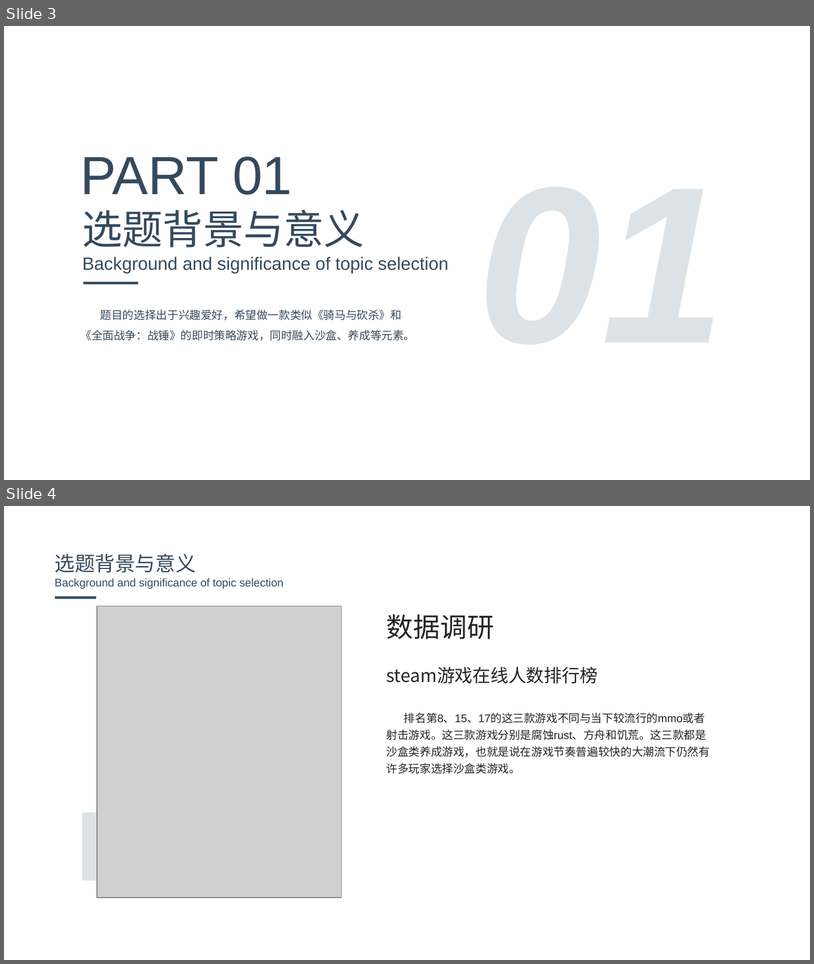
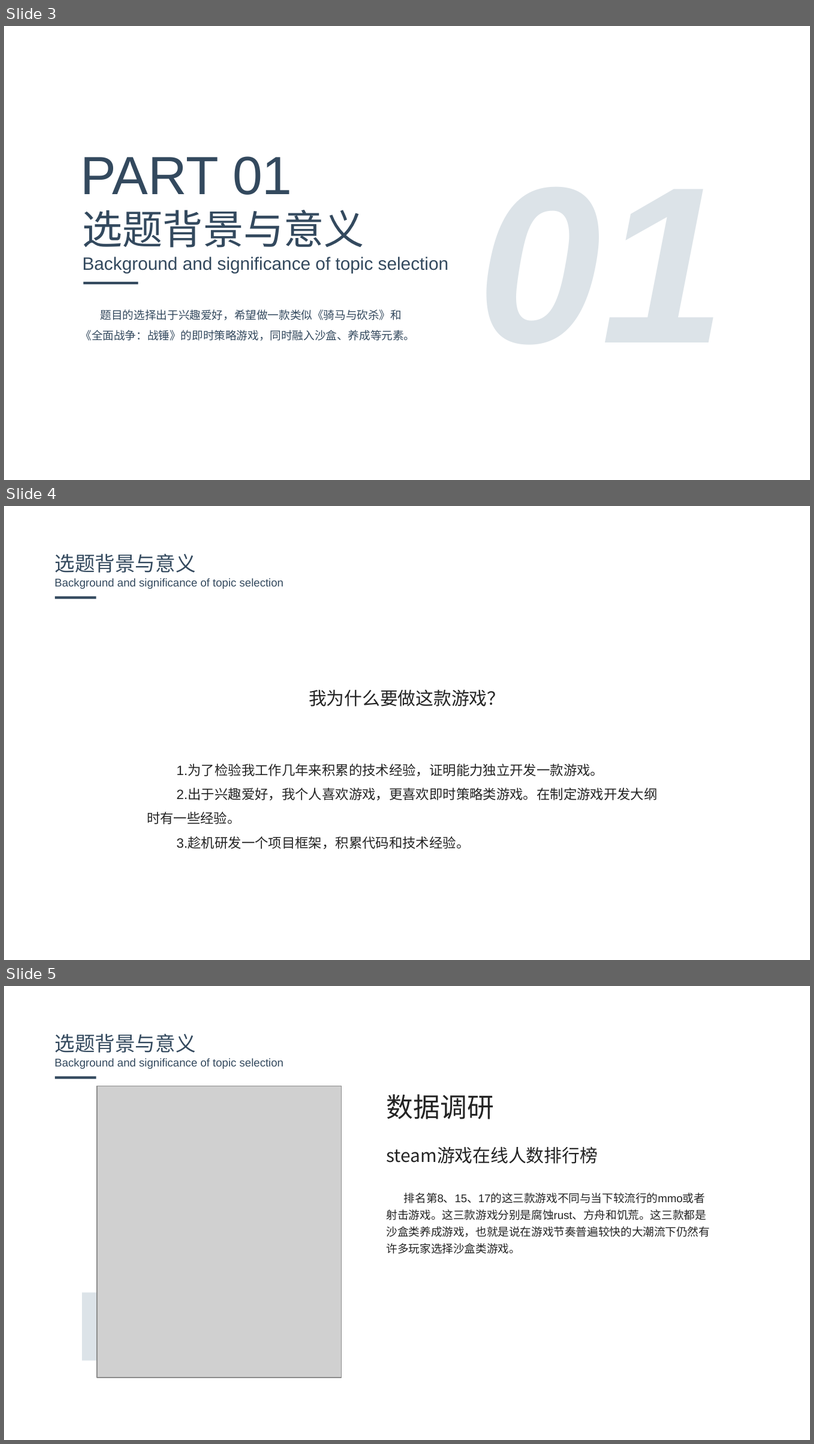
Before and after one commit to dehema/Unity-TotalWar, a slide deck: Product/文档/答辩PPT.pptx. Shown one above the other, each under a label of ours: slides 3 and 4 before the commit, slides 3, 4 and 5 after it. The pictures are 814x964 and 814x1444 pixels, drawn with LibreOffice and Linux fonts; fonts in the diff are those of the drawing; grey boxes stand for pictures; background and template pictures are left out. Boxes give left, top, right and bottom in pixels: in the first picture for what was removed or moved away, otherwise in the second. Text is boxed around its words. In the diff, an @@ line names an element or a change of style, - is before the commit and + after.

```diff
--- a/Product/文档/答辩PPT.pptx
+++ b/Product/文档/答辩PPT.pptx
@@ slide 4 added at <box>4,506,810,960</box>, background picture (left out); not listed: 1 template element that a slide beside it also shows @@
@@ text added at <box>54,553,284,589</box>, 10 pt, text #33495E @@
+选题背景与意义
+Background and significance of topic selection
@@ text added at <box>309,690,505,706</box>, 16 pt, text #232323 @@
+我为什么要做这款游戏？
@@ text added at <box>147,764,658,849</box>, 12 pt, text #232323 @@
+1.为了检验我工作几年来积累的技术经验，证明能力独立开发一款游戏。
+2.出于兴趣爱好，我个人喜欢游戏，更喜欢即时策略类游戏。在制定游戏开发大纲时有一些经验。
+3.趁机研发一个项目框架，积累代码和技术经验。
@@ what was slide 4 is now slide 5 @@
```
Also in this commit, not shown: 2 slides changed.
